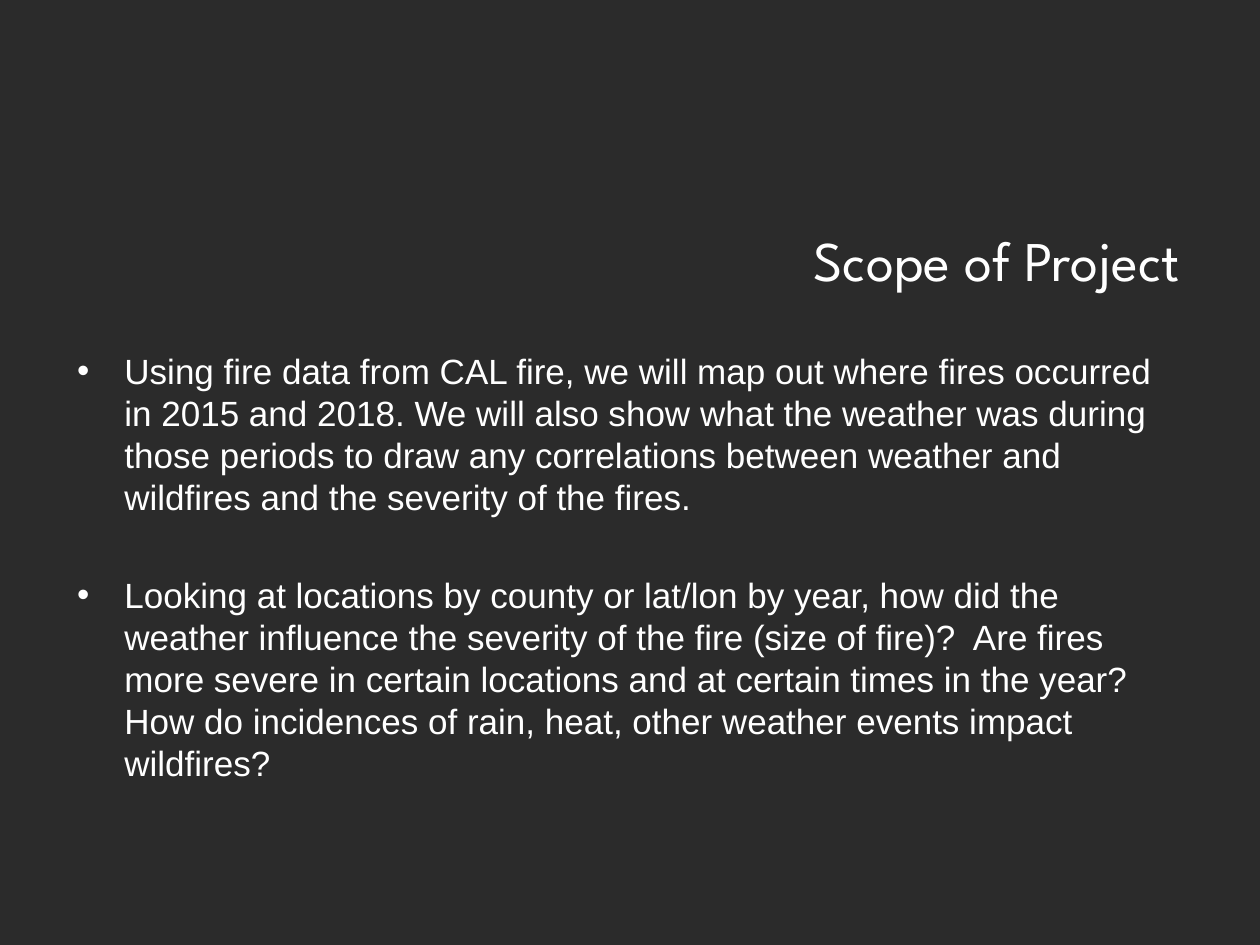
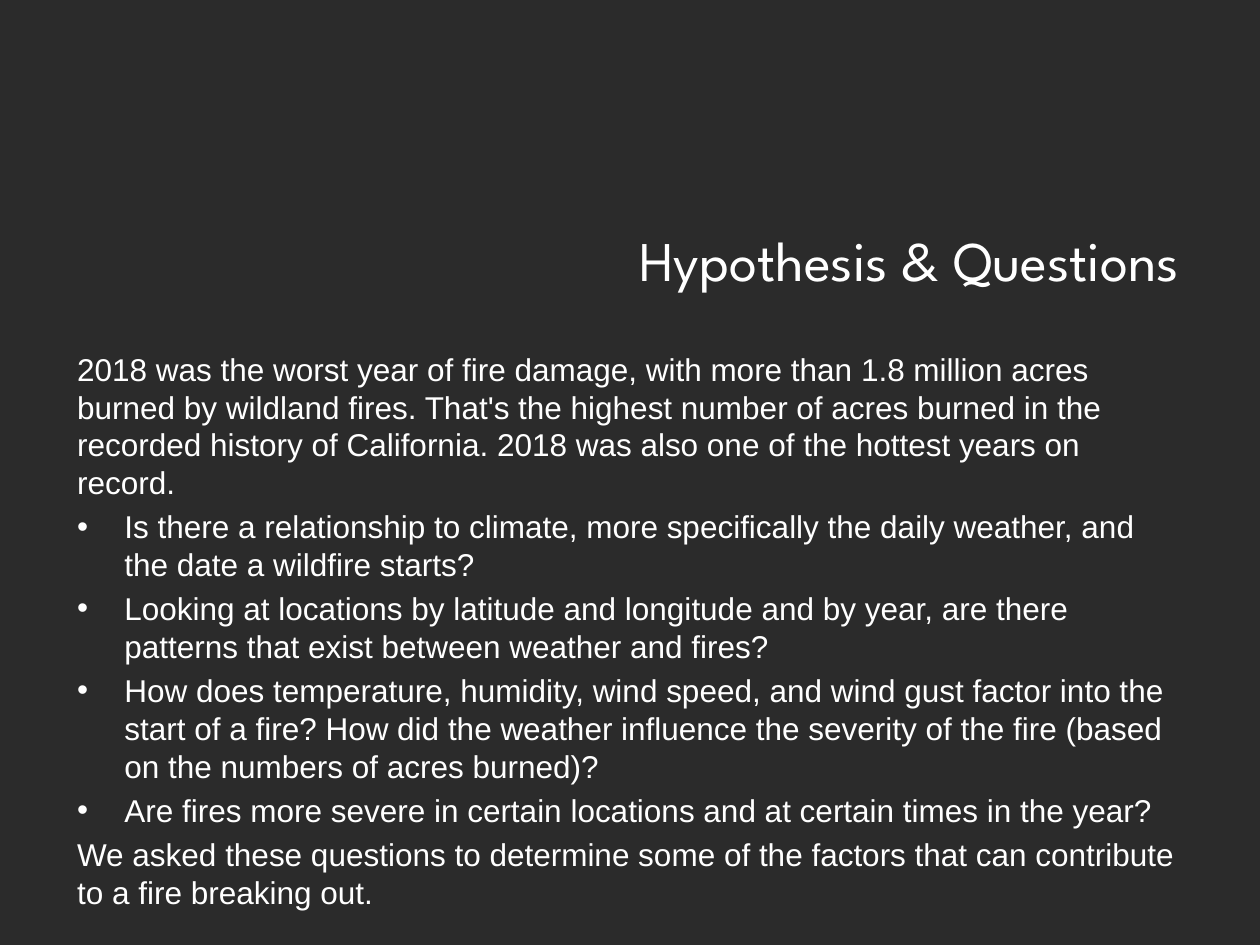
Before and after one commit to hockeylori/project1repo, a slide deck: slide 2 of ppt_writeup/Team7Project.pptx. Drawn at 1260x945 pixels with LibreOffice and Linux fonts; fonts in the diff are those of the drawing; background and template pictures are left out; a plain dark background stands for a picture behind light text. Boxes give left, top, right and bottom in pixels: in the first picture for what was removed or moved away, otherwise in the second. Text is boxed around its words. In the diff, an @@ line names an element or a change of style, - is before the commit and + after.

```diff
--- a/ppt_writeup/Team7Project.pptx
+++ b/ppt_writeup/Team7Project.pptx
@@ title at (639,242,1179,293): text changed @@
-Scope of Project
+Hypothesis & Questions
@@ text at (77,358,1173,910): text changed; size 20 to 18 pt @@
-• Using fire data from CAL fire, we will map out where fires occurred in 2015 and 2018. We will also show what the weather was during those periods to draw any correlations between weather and wildfires and the severity of the fires.
-• Looking at locations by county or lat/lon by year, how did the weather influence the severity of the fire (size of fire)? Are fires more severe in certain locations and at certain times in the year? How do incidences of rain, heat, other weather events impact wildfires?
+2018 was the worst year of fire damage, with more than 1.8 million acres burned by wildland fires. That's the highest number of acres burned in the recorded history of California. 2018 was also one of the hottest years on record.
+• Is there a relationship to climate, more specifically the daily weather, and the date a wildfire starts?
+• Looking at locations by latitude and longitude and by year, are there patterns that exist between weather and fires?
+• How does temperature, humidity, wind speed, and wind gust factor into the start of a fire? How did the weather influence the severity of the fire (based on the numbers of acres burned)?
+• Are fires more severe in certain locations and at certain times in the year?
+We asked these questions to determine some of the factors that can contribute to a fire breaking out.
```
Also in this commit, not shown: 5 other slides changed, 11 slides added, 1 slide removed, 7 other files.
